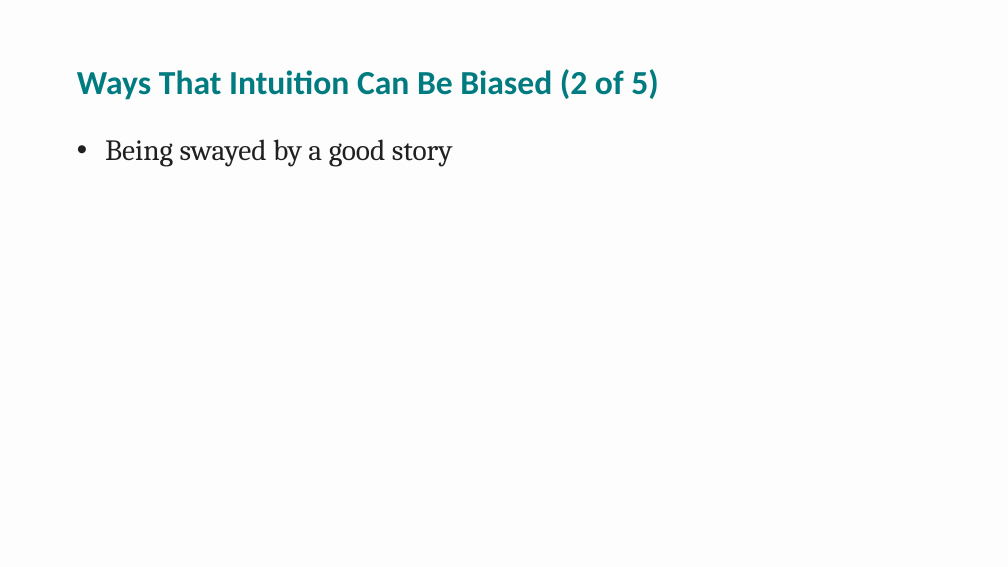
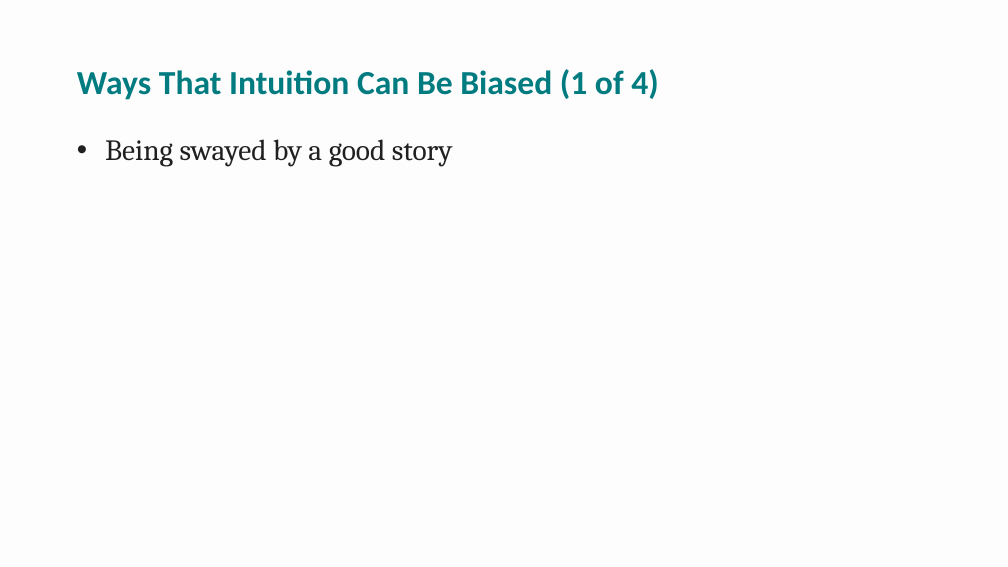
Before and after one commit to npm27/Teaching-Materials, a slide deck: slide 8 of Research Methods/Spring 26/Slides/2 Chapter 2.pptx (slide 10 before the commit). Drawn at 1008x567 pixels with LibreOffice and Linux fonts; fonts in the diff are those of the drawing. Boxes give left, top, right and bottom in pixels: in the first picture for what was removed or moved away, otherwise in the second. Text is boxed around its words. In the diff, an @@ line names an element or a change of style, - is before the commit and + after.

```diff
--- a/Research Methods/Spring 26/Slides/2 Chapter 2.pptx
+++ b/Research Methods/Spring 26/Slides/2 Chapter 2.pptx
@@ title at (x1=77, y1=69, x2=658, y2=100): text changed @@
-Ways That Intuition Can Be Biased (2 of 5)
+Ways That Intuition Can Be Biased (1 of 4)
```
Also in this commit, not shown: 7 other slides changed, 4 slides removed.
